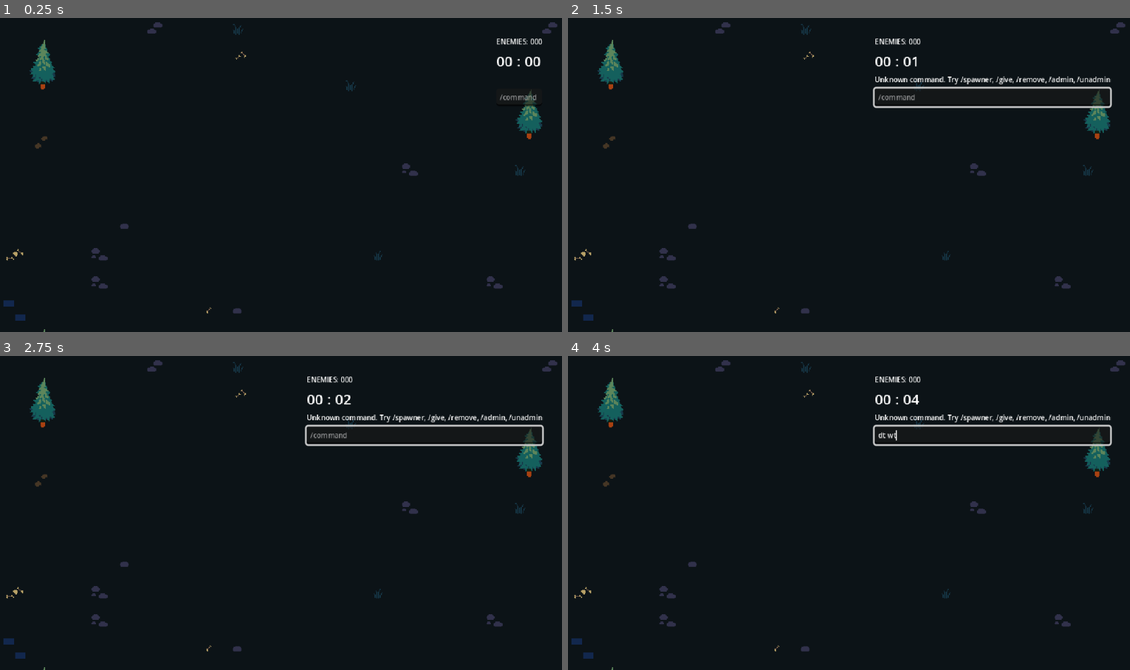
Above: before the commit, frames 1-4 (two rows, left to right).
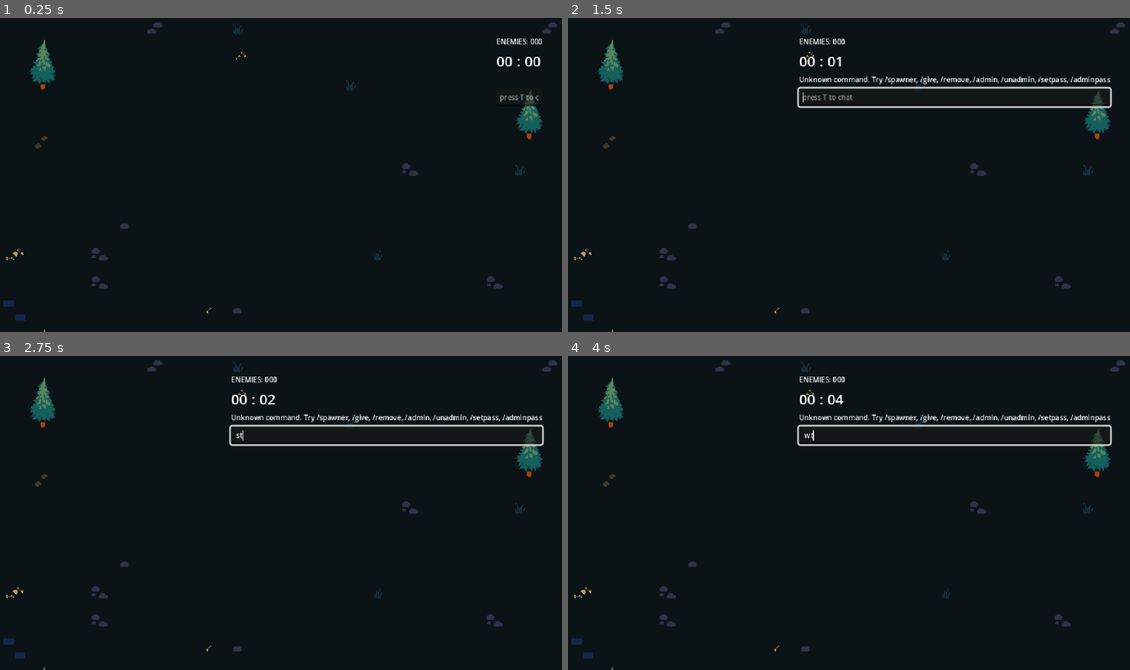
Above: after the commit, the same moments.

Repository: notnilcn/khvg
Game: Godot game, scene res://VS-Like/Maps/Woods/woods_map.tscn
The game is run twice, just before and just after one commit, with the same random seed, the same clock (stepped at 60 frames per second) and the same inputs. This scene is started directly instead of the project's main scene. Sound files missing from this copy of the repository are replaced by a short silence.
Inputs (mouse positions are in pixels of both pictures, inside the frame that each line leads up to):
- Up to frame 1 (0.25 s): no input
- Up to frame 2 (1.5 s): click (1085, 96) at 0.52 s; type "12" at 0.6 s; tap Enter at 1.25 s; hold D (Right) from 1.28 s (still down); tap T at 1.35 s
- Up to frame 3 (2.75 s): tap Space at 2 s; release D (Right) at 2.03 s; hold S (Down) from 2.03 s (still down); tap T at 2.1 s
- Up to frame 4 (4 s): tap Enter at 2.75 s; release S (Down) at 2.78 s; hold D (Right) 2.78-3.53 s; tap T at 2.85, 3.6 s; tap Space at 3.5 s; hold W (Up) from 3.53 s (still down)

The runs differ from the first frame. In frame 1, less than 0.1% of the frame differs, in the area x 88-96%, y 24-27%; in frame 2, 1.5%, in the area x 40-97%, y 6-29%; in frame 3, 1.5%; in frame 4, 1.5%.

Commit message:
Add T-key focus shortcut and admin password system
- Press T to focus the command input (releases on submit so WASD works again)
- /setpass [password]: host-only, sets or clears the admin password
- /adminpass <password>: any player can self-promote with the correct password
  (bypasses the admin check via a dedicated RPC so non-admins can reach the server)

This solves the bootstrap problem: host sets the password before players join,
players type /adminpass to get admin without needing the host to grant by peer_id.

https://claude.ai/code/session_01UhGUr7gguv9T1d7cC1nHkA

Diff:
--- a/VS-Like/Game/World/spawner.gd
+++ b/VS-Like/Game/World/spawner.gd
@@ -59,6 +59,10 @@
 # Only the host can grant or revoke admin; admins cannot promote others.
 var _admins: Array[int] = []
 
+# Admin password — server-side only.  Empty string means disabled.
+# Set with /setpass before players join; players claim admin with /adminpass.
+var _admin_password: String = ""
+
 # Tracks spawn-data for every live enemy on the SERVER.
 # Used to send a catch-up list to clients that join after enemies already exist.
 # Entries are removed when the enemy is despawned via _rpc_despawn_enemy.
@@ -108,10 +112,24 @@
 	_vbox.add_child(_chat_feedback)
 
 	var input := LineEdit.new()
-	input.placeholder_text = "/command"
+	input.placeholder_text = "press T to chat"
 	input.add_theme_font_size_override("font_size", 8)
 	input.text_submitted.connect(_on_command_submitted)
+	# Release game focus when the field is done so movement keys work again.
+	input.text_submitted.connect(func(_s: String) -> void: input.release_focus())
 	_vbox.add_child(input)
+
+
+func _unhandled_key_input(event: InputEvent) -> void:
+	if not (event is InputEventKey) or not event.pressed or event.echo:
+		return
+	var ev := event as InputEventKey
+	var input := _vbox.get_child(_vbox.get_child_count() - 1) as LineEdit
+	if input == null or input.has_focus():
+		return
+	if ev.keycode == KEY_T:
+		input.grab_focus()
+		get_viewport().set_input_as_handled()
 
 
 func _on_command_submitted(raw: String) -> void:
@@ -134,15 +152,22 @@
 	var verb: String = (parts[0] as String).to_lower()
 	var args: Array  = parts.slice(1)
 	match verb:
-		"/spawner", "/give", "/remove", "/admin", "/unadmin":
+		"/spawner", "/give", "/remove", "/admin", "/unadmin", "/setpass":
 			# Route all admin commands through the server so it can validate
 			# permissions.  If we ARE the server, execute directly.
 			if multiplayer.get_unique_id() == 1:
 				_execute_admin_cmd(1, verb, args)
 			else:
 				_rpc_admin_cmd.rpc_id(1, verb, args)
+		"/adminpass":
+			# Anyone can attempt this — the server validates the password.
+			var password: String = args[0] as String if not args.is_empty() else ""
+			if multiplayer.get_unique_id() == 1:
+				_try_admin_password(1, password)
+			else:
+				_rpc_try_admin_password.rpc_id(1, password)
 		_:
-			_show_feedback("Unknown command. Try /spawner, /give, /remove, /admin, /unadmin")
+			_show_feedback("Unknown command. Try /spawner, /give, /remove, /admin, /unadmin, /setpass, /adminpass")
 
 
 ## Client → server RPC for admin commands.  The server validates admin status
@@ -184,6 +209,7 @@
 		"/remove":  _cmd_remove(sender, args)
 		"/admin":   _cmd_admin(sender, args)
 		"/unadmin": _cmd_unadmin(sender, args)
+		"/setpass": _cmd_setpass(sender, args)
 
 
 ## /spawner on|off
@@ -285,6 +311,41 @@
 	_admins.erase(target_id)
 	_send_feedback(sender, "Revoked admin from peer %d" % target_id)
 	_send_feedback(target_id, "Your admin privileges have been revoked")
+
+
+## /setpass [password] — host only: set (or clear) the admin password
+func _cmd_setpass(sender: int, args: Array) -> void:
+	if sender != 1:
+		_send_feedback(sender, "Only the host can set the admin password")
+		return
+	if args.is_empty():
+		_admin_password = ""
+		_send_feedback(sender, "Admin password cleared")
+	else:
+		_admin_password = args[0] as String
+		_send_feedback(sender, "Admin password set")
+
+
+## /adminpass <password> — any player: claim admin if the password matches
+## Separate RPC so non-admins can reach the server without going through
+## _execute_admin_cmd (which would block them at the _is_admin() check).
+@rpc("any_peer", "call_remote", "reliable")
+func _rpc_try_admin_password(password: String) -> void:
+	_try_admin_password(multiplayer.get_remote_sender_id(), password)
+
+
+func _try_admin_password(sender: int, password: String) -> void:
+	if _admin_password.is_empty():
+		_send_feedback(sender, "No admin password is set")
+		return
+	if password != _admin_password:
+		_send_feedback(sender, "Incorrect password")
+		return
+	if _is_admin(sender):
+		_send_feedback(sender, "You are already an admin")
+		return
+	_admins.append(sender)
+	_send_feedback(sender, "Admin granted")
 
 
 func _show_feedback(msg: String) -> void:
